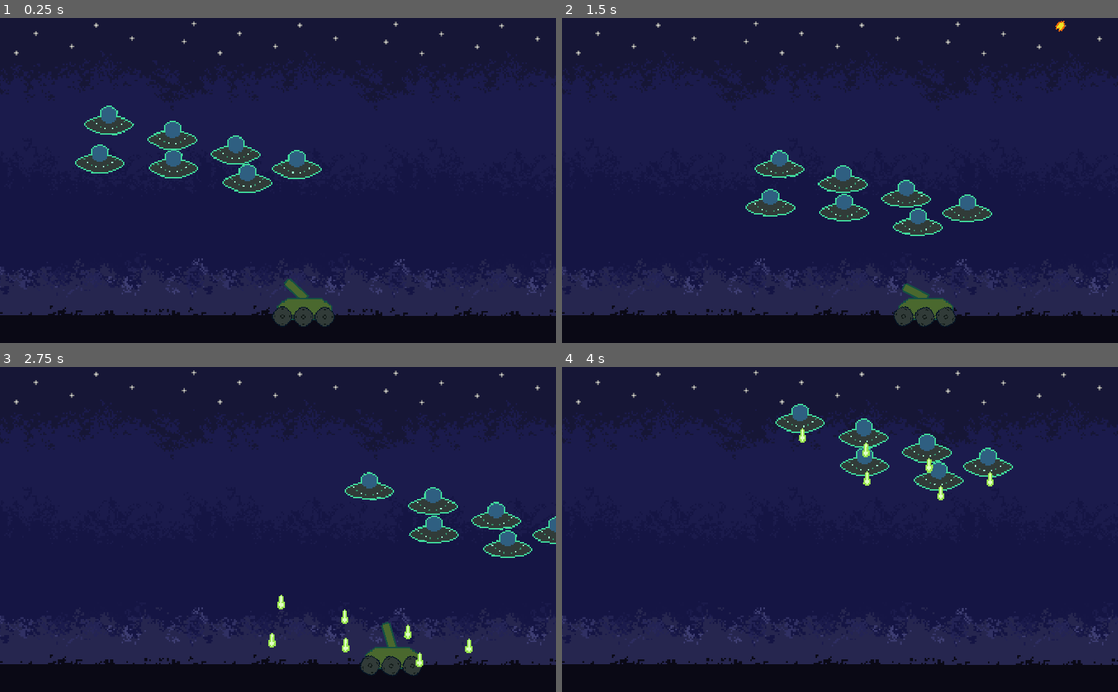
Above: before the commit, frames 1-4 (two rows, left to right).
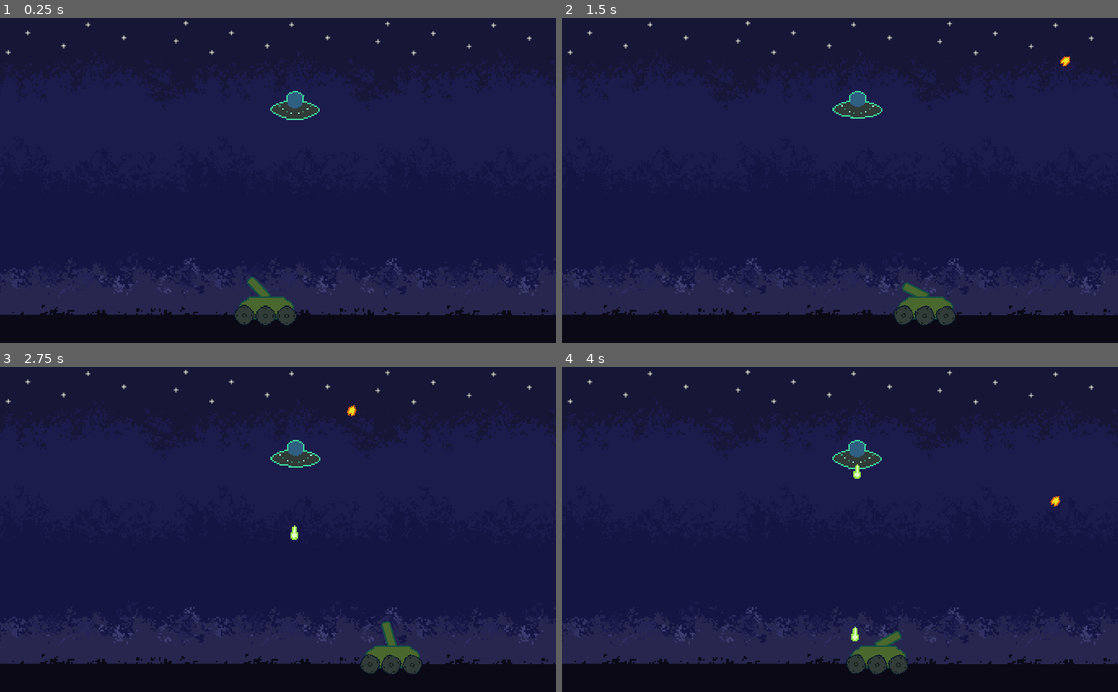
Above: after the commit, the same moments.

Repository: zMenta/Godot-Projects
Game: Godot game, scene res://Scenes/Main.tscn
Two runs of this game, one before a commit and one after it. Both use one fixed random seed, a clock stepped at 60 frames per second and the inputs below.
Inputs (mouse positions are in pixels of both pictures, inside the frame that each line leads up to):
- Up to frame 1 (0.25 s): no input
- Up to frame 2 (1.5 s): move the mouse to (962, 164) at 0.52 s; press the mouse at (962, 164) at 0.53 s; hold Right (ui_right) 0.53-1.28 s; move the mouse to (728, 196) at 1.27 s; release the mouse at (728, 196) at 1.28 s; hold Left (ui_left) from 1.28 s (still down); click (728, 196) at 1.35 s
- Up to frame 3 (2.75 s): move the mouse to (333, 458) at 2.02 s; release Left (ui_left) at 2.03 s; press the mouse at (333, 458) at 2.03 s; hold Right (ui_right) from 2.03 s (still down)
- Up to frame 4 (4 s): move the mouse to (812, 594) at 2.77 s; release the mouse at (812, 594) at 2.78 s; click (812, 594) at 2.85 s; move the mouse to (1006, 578) at 3.52 s; release Right (ui_right) at 3.53 s; press the mouse at (1006, 578) at 3.53 s; hold Left (ui_left) from 3.53 s (still down)

The runs differ from the first frame. In frame 1, 6.7% of the frame differs, in the area x 0-100%, y 0-95%; in frame 2, 5.6%; in frame 3, 5.2%; in frame 4, 5.5%.

Commit message:
Alien Movement with "New_position"

Diff:
--- a/Invaders from Space/Scenes/Main.tscn
+++ b/Invaders from Space/Scenes/Main.tscn
@@ -10,17 +10,18 @@
 
 [sub_resource type="Curve2D" id=1]
 _data = {
-"points": PoolVector2Array( 245.107, -130.688, -245.107, 130.688, 307, 173, 0, 0, 0, 0, 370, 266, -60.4348, 82.4174, 60.4348, -82.4174, 716, 271, 120, -2, -120, 2, 549, 105, 0, 0, 0, 0, 307, 173 )
+"points": PoolVector2Array( 245.107, -130.688, -245.107, 130.688, 80, 207, 0, 0, 0, 0, 283, 177, 0, 0, 0, 0, 370, 266, -60.4348, 82.4174, 60.4348, -82.4174, 716, 271, 120, -2, -120, 2, 549, 105, 0, 0, 0, 0, 307, 173 )
 }
 
 [node name="Main" type="Node"]
 script = ExtResource( 4 )
 
 [node name="Background" type="Node2D" parent="."]
-position = Vector2( -43, 249 )
+position = Vector2( -58, 248 )
 scale = Vector2( 0.6, 0.6 )
 __meta__ = {
-"_edit_group_": true
+"_edit_group_": true,
+"_edit_lock_": true
 }
 
 [node name="Sprite" type="Sprite" parent="Background"]
@@ -47,40 +48,18 @@
 shape = SubResource( 2 )
 
 [node name="Player" parent="." instance=ExtResource( 1 )]
-position = Vector2( 561, 537 )
+position = Vector2( 491, 535 )
 
 [node name="UfoPath" type="Path2D" parent="."]
-position = Vector2( -52, -14 )
+position = Vector2( 237, -10 )
 curve = SubResource( 1 )
 
 [node name="PathFollow2D" type="PathFollow2D" parent="UfoPath"]
-position = Vector2( 307, 173 )
+position = Vector2( 80, 207 )
 rotation = 0.231507
 rotate = false
 
-[node name="Ufo" parent="UfoPath/PathFollow2D" instance=ExtResource( 3 )]
-rotation = -0.218166
-
-[node name="Ufo2" parent="UfoPath/PathFollow2D" instance=ExtResource( 3 )]
-position = Vector2( 120.344, -38.6432 )
-rotation = -0.218166
-
-[node name="Ufo3" parent="UfoPath/PathFollow2D" instance=ExtResource( 3 )]
-position = Vector2( 239.896, -54.4967 )
-rotation = -0.218166
-
-[node name="Ufo4" parent="UfoPath/PathFollow2D" instance=ExtResource( 3 )]
-position = Vector2( 355.395, -39.6 )
-rotation = -0.218166
-
-[node name="Ufo5" parent="UfoPath/PathFollow2D" instance=ExtResource( 3 )]
-position = Vector2( 272.748, 45.6371 )
-rotation = -0.218166
-
-[node name="Ufo6" parent="UfoPath/PathFollow2D" instance=ExtResource( 3 )]
-position = Vector2( 134.181, 50.5618 )
-rotation = -0.218166
-
-[node name="Ufo7" parent="UfoPath/PathFollow2D" instance=ExtResource( 3 )]
-position = Vector2( -12.6241, 72.8398 )
-rotation = -0.218166
+[node name="Ufo" parent="." instance=ExtResource( 3 )]
+position = Vector2( 544, 163 )
+rotation = 0.013341
+scale = Vector2( 0.3, 0.3 )
--- a/Invaders from Space/Scripts/Main.gd
+++ b/Invaders from Space/Scripts/Main.gd
@@ -1,8 +1,8 @@
 extends Node
 
 
-func _process(delta: float) -> void:
-	$UfoPath/PathFollow2D.offset += 250 * delta
+#func _process(delta: float) -> void:
+#	$UfoPath/PathFollow2D.offset += 250 * delta
 
 func on_Player_hit():
 	$Player.death()
--- a/Invaders from Space/Scripts/Ufo.gd
+++ b/Invaders from Space/Scripts/Ufo.gd
@@ -2,14 +2,24 @@
 
 export (PackedScene) var Bullet
 
-var screen = OS.get_window_safe_area().size
+var screen := OS.get_window_safe_area().size
+var speed := 100
+var velocity := Vector2.ZERO
+onready var new_position := position
 
-func _ready():
-	print(screen)
 
 func _physics_process(delta):
-	position.x = clamp(position.x, 0, screen.x)
+	position.x = clamp(position.x, 0+60, screen.x-60)
 	position.y = clamp(position.y, 0, screen.y)
+	if new_position != position:
+		var direction = position.direction_to(new_position)
+		var lenght = (position - new_position).length()
+		if lenght > 1:
+			velocity = direction * speed * delta
+		else:
+			velocity = Vector2.ZERO
+		position += velocity
+
 
 
 func death():
